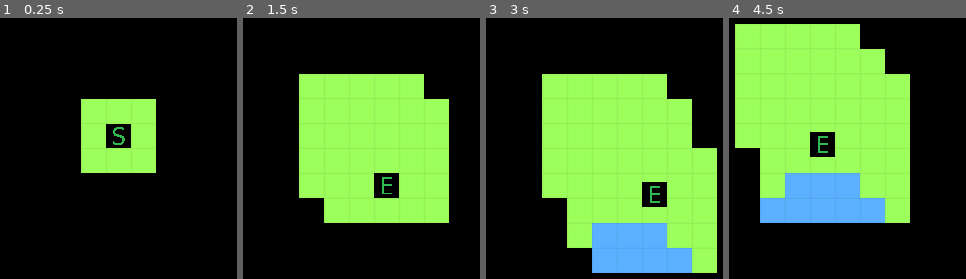
Above: before the commit, frames 1-4 (left to right).
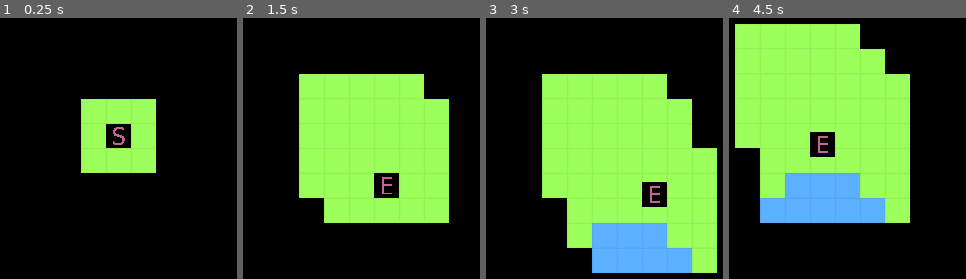
Above: after the commit, the same moments.

Repository: AngelPhenix/GodotProjects
Game: Godot game, scene res://Stages/World.tscn
Same seed, same stepped clock (60 frames per second), same inputs: the game is played once before the commit and once after it.
Inputs (mouse positions are in pixels of both pictures, inside the frame that each line leads up to):
- Up to frame 1 (0.25 s): no input
- Up to frame 2 (1.5 s): move the mouse to (outside the picture) at 0.52 s; hold Keypad 3 (down-right) 0.53-1.28 s; hold B (build) 0.53-1.28 s; click (outside the picture) at 0.67 s; move the mouse to (outside the picture) at 1.27 s; hold Keypad 2 (down) from 1.28 s (still down); tap Keypad 8 (top) at 1.35 s
- Up to frame 3 (3 s): move the mouse to (685, 33) at 2.02 s; release Keypad 2 (down) at 2.03 s; hold B (build) 2.03-2.78 s; hold Keypad 3 (down-right) from 2.03 s (still down); move the mouse to (564, 229) at 2.77 s; tap Keypad 8 (top) at 2.85 s; click (564, 229) at 2.92 s
- Up to frame 4 (4.5 s): move the mouse to (outside the picture) at 3.52 s; release Keypad 3 (down-right) at 3.53 s; hold B (build) 3.53-4.28 s; hold Keypad 1 (down-left) from 3.53 s (still down); move the mouse to (outside the picture) at 4.27 s; tap Keypad 8 (top) at 4.35 s

The runs differ from the first frame. In frame 1, 0.1% of the frame differs, in the area x 47-53%, y 41-49%; in frame 2, 0.1%; in frame 3, 0.1%; in frame 4, 0.1%.

Commit message:
Resolved multiple bugs with city interfaces and added city names for three civs

Diff:
--- a/Civilization 1 Prototype Test/Scripts/Layout/CityPanel.gd
+++ b/Civilization 1 Prototype Test/Scripts/Layout/CityPanel.gd
@@ -13,12 +13,10 @@
 
 func _on_Exit_pressed():
 	visible = false
-	for node in prod_list.get_children():
-		node.queue_free()
+	$ProdContainer.visible = false
 
 
 func _on_Change_pressed():
-	# OPEN PANEL TO CHANGE PRODUCTION UNIT OF THE CITY SELECTED
 	var available_production = []
 
 	for unit_name in GlobalData.units_data.keys():
--- a/Civilization 1 Prototype Test/Scripts/Layout/CityProdBtn.gd
+++ b/Civilization 1 Prototype Test/Scripts/Layout/CityProdBtn.gd
@@ -1,6 +1,7 @@
 extends Button
 
 onready var city_interface = get_tree().get_nodes_in_group("city_interface")[0]
+onready var production_list = get_tree().get_nodes_in_group("production_list")[0]
 
 var prod_name: String
 var city
@@ -14,4 +15,7 @@
 func change_production_queue(production: String) -> void:
 	city.current_production_name = production
 	city_interface.production_changed(production)
-	get_parent().visible = false
+	production_list.get_parent().visible = false
+
+	for node in production_list.get_children():
+		node.queue_free()
--- a/Civilization 1 Prototype Test/Scripts/Singleton/GlobalData.gd
+++ b/Civilization 1 Prototype Test/Scripts/Singleton/GlobalData.gd
@@ -1,6 +1,10 @@
 extends Node
 
-
+const cities_name = {
+	"France": ["Paris", "Marseille", "Lyon", "Toulouse", "Nice", "Nantes", "Strasbourg", "Montpellier", "Bordeaux", "Lille", "Rennes", "Reims", "Le Havre", "Saint-Etienne", "Toulon", "Grenoble", "Dijon", "Angers", "Nimes", "Aix-En-Provence"],
+	"Italy": ["Rome", "Milan", "Naples", "Turin", "Florence", "Venice", "Bologna", "Genoa", "Palermo", "Verona", "Catania", "Bari", "Trieste", "Parma", "Perugia", "Modena", "Ravenna", "Reggio Calabria", "Siena", "Pisa"],
+	"Germany": ["Berlin", "Hamburg", "Munich", "Cologne", "Frankfurt", "Stuttgart", "Düsseldoft", "Leipzig", "Dortmund", "Essen", "Bremen", "Desden", "Hannover", "Nuremberg", "Mannheim", "Kiel", "Freiburg", "Augsburg", "Mainz", "Wiesbaden"]
+}
 
 
 
--- a/Civilization 1 Prototype Test/Scripts/World.gd
+++ b/Civilization 1 Prototype Test/Scripts/World.gd
@@ -17,13 +17,18 @@
 # Currently playing unit
 var current_unit: Node
 # Civilization Dictionary
+#var civilizations: Dictionary = {"France" : {"color" : Color(0.148788, 0.556367, 0.777344)},
+#	"Aztec" : {"color" : Color(0.188235, 0.729412, 0.309804)},
+#	"America" : {"color" : Color(0.776471, 0.396078, 0.592157)},
+#	"Japan" : {"color" : Color(1,1,1)},
+#	"Egypt" : {"color" : Color(0.807843, 0.745098, 0.078431)},
+#	"Somalia" : {"color" : Color(0.721569, 0.12549, 0.686275)},
+#	"Peru" : {"color" : Color(0.679688, 0.244263, 0.244263)}
+#}
+
 var civilizations: Dictionary = {"France" : {"color" : Color(0.148788, 0.556367, 0.777344)},
-	"Aztec" : {"color" : Color(0.188235, 0.729412, 0.309804)},
-	"America" : {"color" : Color(0.776471, 0.396078, 0.592157)},
-	"Japan" : {"color" : Color(1,1,1)},
-	"Egypt" : {"color" : Color(0.807843, 0.745098, 0.078431)},
-	"Somalia" : {"color" : Color(0.721569, 0.12549, 0.686275)},
-	"Peru" : {"color" : Color(0.679688, 0.244263, 0.244263)}
+	"Italy" : {"color" : Color(0.188235, 0.729412, 0.309804)},
+	"Germany" : {"color" : Color(0.776471, 0.396078, 0.592157)}
 }
 
 signal city_clicked(city_data)
